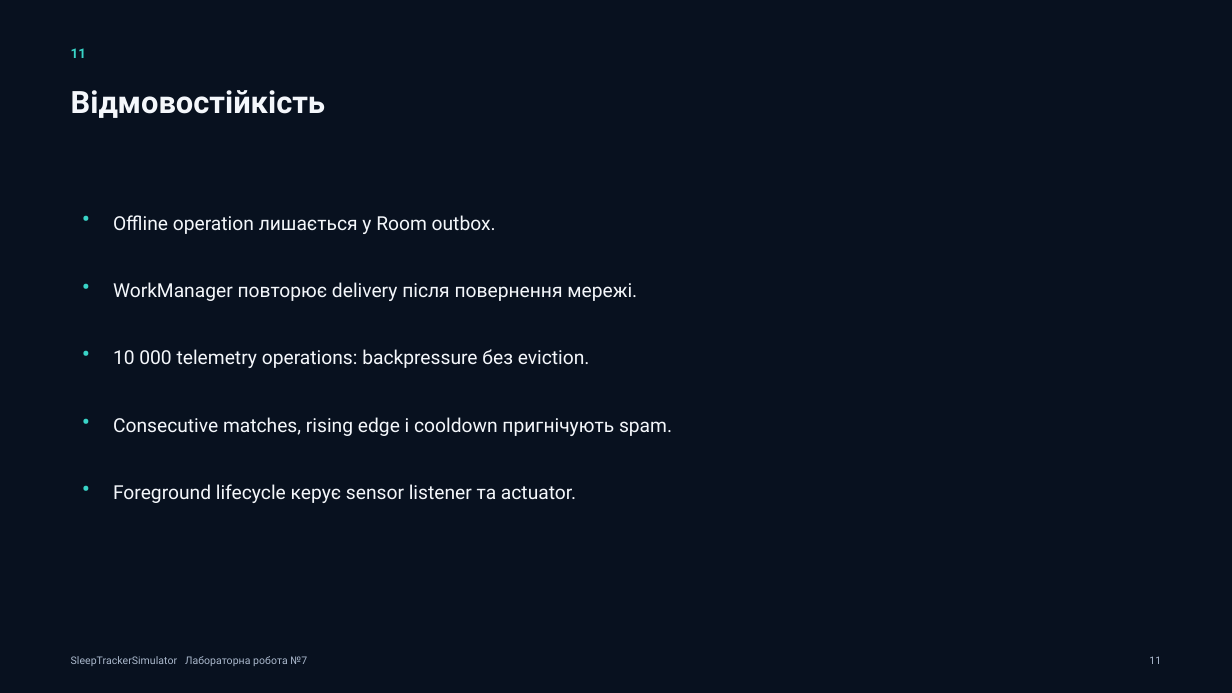
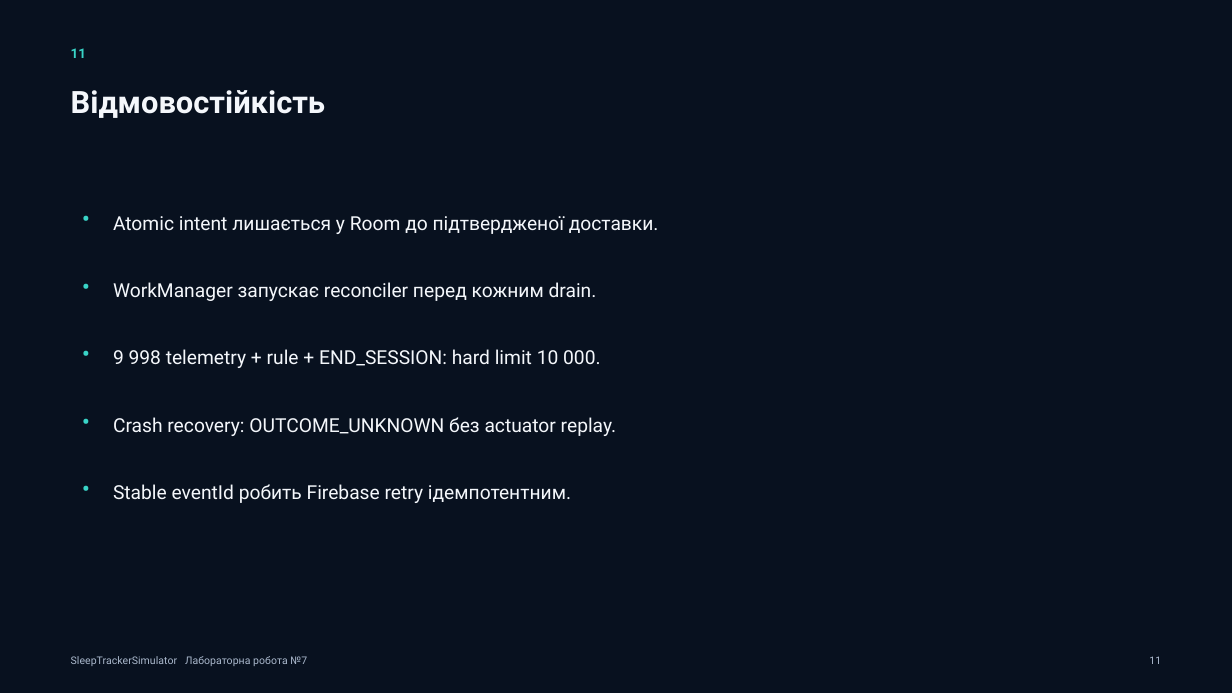
Before and after one commit to Eclipse-XS/SleepTrackerSimulator, a slide deck: slide 11 of deliverables/ЛР-7_Презентація_SleepTrackerSimulator.pptx. Drawn at 1232x693 pixels with LibreOffice and Linux fonts; fonts in the diff are those of the drawing. Boxes give left, top, right and bottom in pixels: in the first picture for what was removed or moved away, otherwise in the second. Text is boxed around its words. In the diff, an @@ line names an element or a change of style, - is before the commit and + after.

```diff
--- a/deliverables/ЛР-7_Презентація_SleepTrackerSimulator.pptx
+++ b/deliverables/ЛР-7_Презентація_SleepTrackerSimulator.pptx
@@ text at <box>113,216,659,234</box>: text changed @@
-Offline operation лишається у Room outbox.
+Atomic intent лишається у Room до підтвердженої доставки.
@@ text at <box>113,282,597,301</box>: text changed @@
-WorkManager повторює delivery після повернення мережі.
+WorkManager запускає reconciler перед кожним drain.
@@ text at <box>113,349,600,368</box>: text changed @@
-10 000 telemetry operations: backpressure без eviction.
+9 998 telemetry + rule + END_SESSION: hard limit 10 000.
@@ text at <box>113,417,616,436</box>: text changed @@
-Consecutive matches, rising edge і cooldown пригнічують spam.
+Crash recovery: OUTCOME_UNKNOWN без actuator replay.
@@ text at <box>113,484,571,503</box>: text changed @@
-Foreground lifecycle керує sensor listener та actuator.
+Stable eventId робить Firebase retry ідемпотентним.
```
Also in this commit, not shown: 6 other slides changed, 36 other files.
